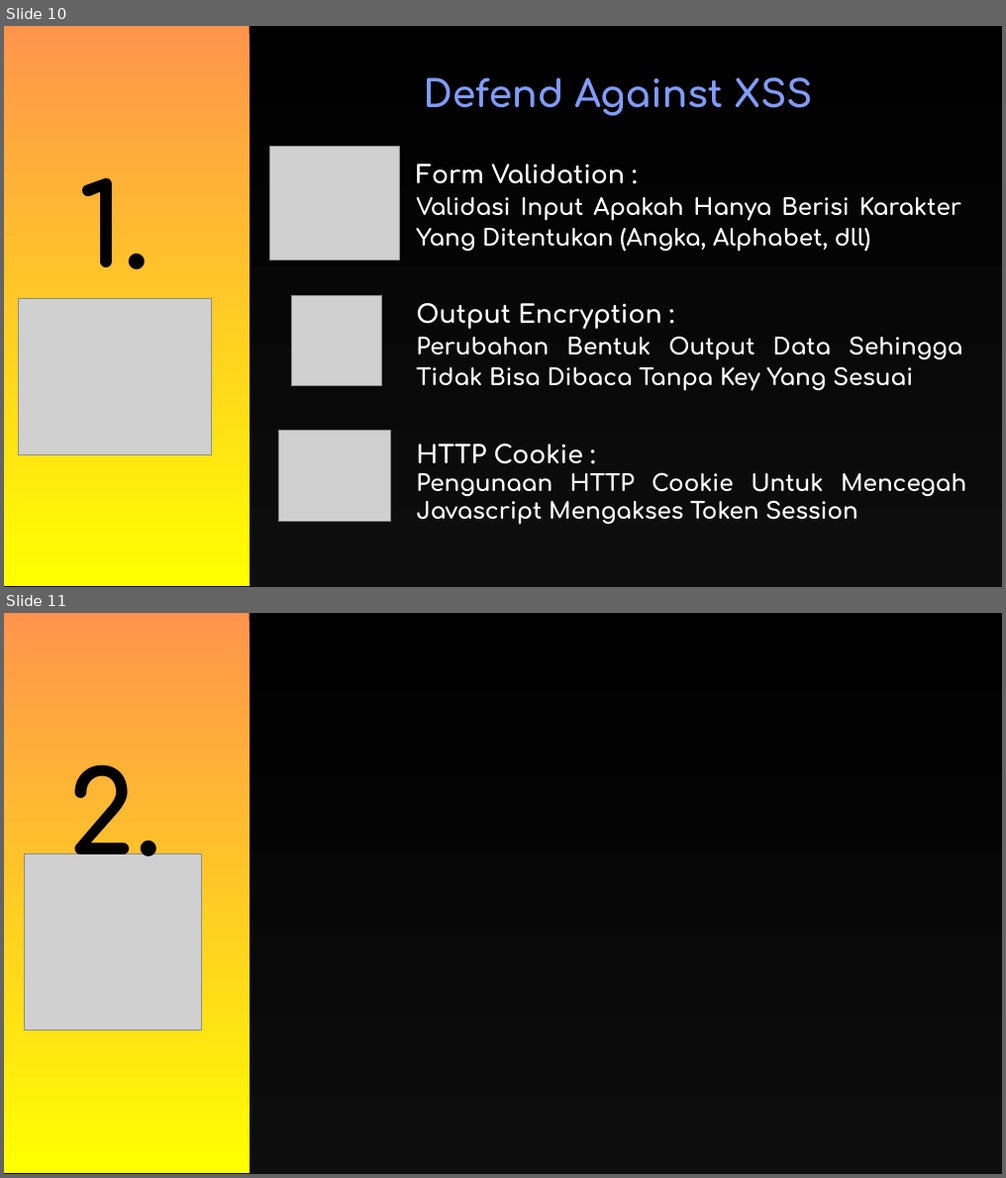
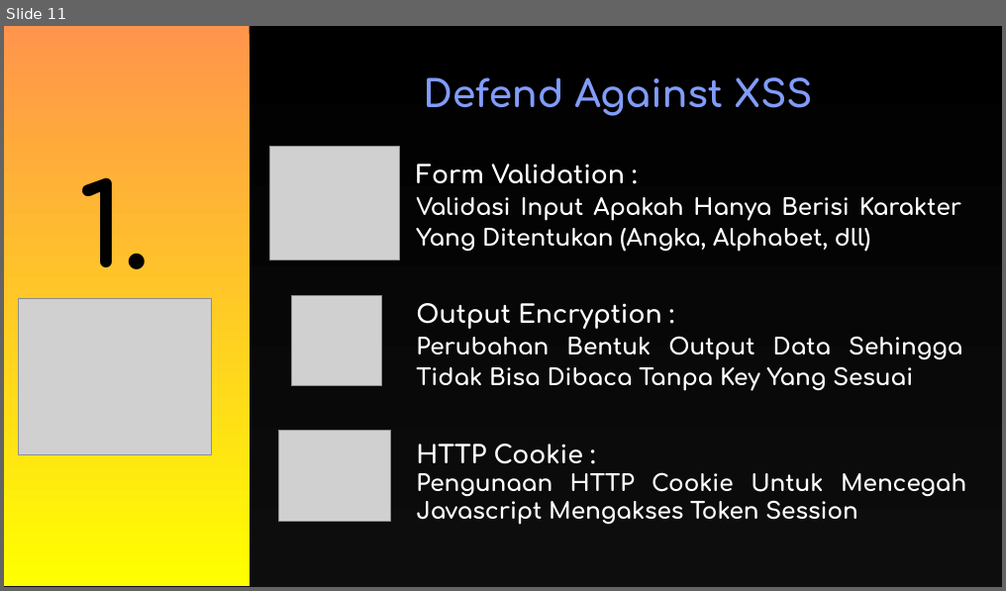
Before and after one commit to Fhreiz77/Watson-Scroll-Fesnuk-, a slide deck: John/PPT_Keamanan_Data.pptx. Shown one above the other, each under a label of ours: slides 10 and 11 before the commit, slide 11 after it. The pictures are 1006x1178 and 1006x591 pixels, drawn with LibreOffice and Linux fonts; fonts in the diff are those of the drawing; grey boxes stand for pictures; background and template pictures are left out. Boxes give left, top, right and bottom in pixels: in the first picture for what was removed or moved away, otherwise in the second. Text is boxed around its words. In the diff, an @@ line names an element or a change of style, - is before the commit and + after.

```diff
--- a/John/PPT_Keamanan_Data.pptx
+++ b/John/PPT_Keamanan_Data.pptx
@@ slide 11 removed at box(4, 613, 1002, 1174), background #FFFFFF @@
@@ pentagon arrow removed at box(4, 613, 1002, 1174) @@
@@ rectangle removed at box(4, 613, 250, 1173) @@
@@ text removed at box(67, 764, 161, 880) @@
-2.
@@ picture removed at box(24, 854, 202, 1031) @@
@@ what was slide 10 is now slide 11 @@
```
Also in this commit, not shown: 3 slides changed, 4 slides added.
